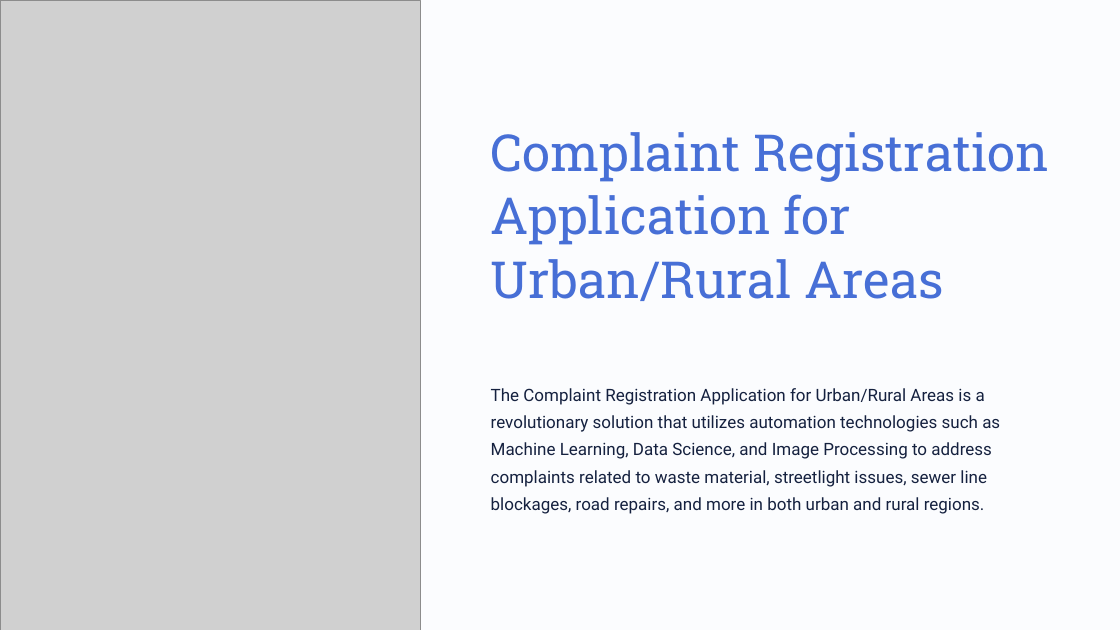
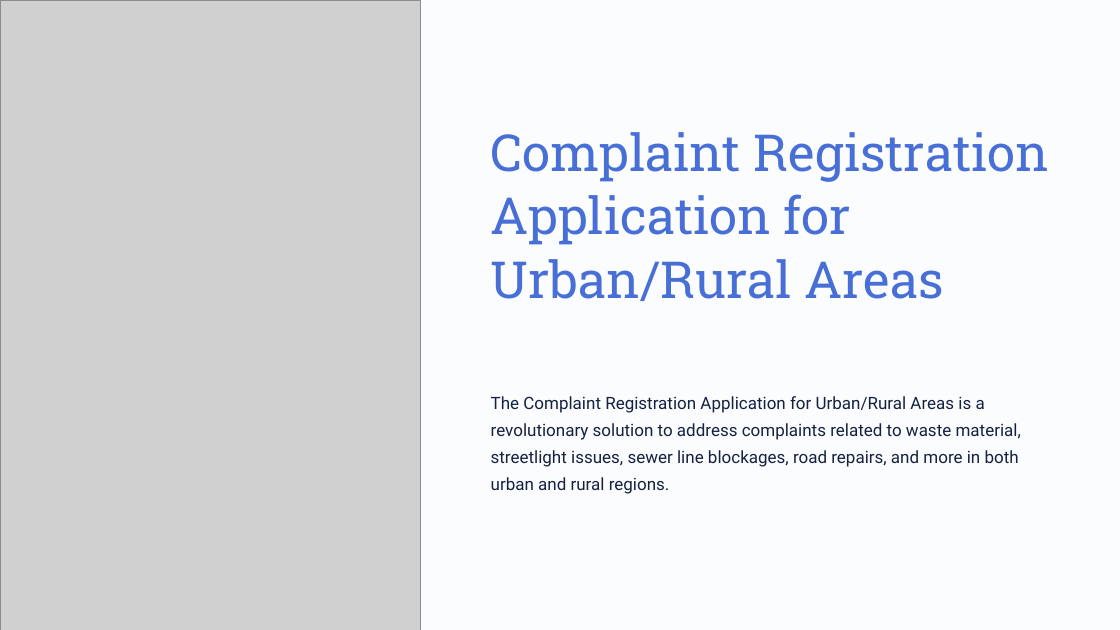
Before and after one commit to Roxhitttt/NMC-Final-Year-Project, a slide deck: slide 1 of NMC final yr project/Complaint-Registration-Application-for-UrbanRural-Areas.pptx. Drawn at 1120x630 pixels with LibreOffice and Linux fonts; fonts in the diff are those of the drawing; grey boxes stand for pictures. Boxes give left, top, right and bottom in pixels: in the first picture for what was removed or moved away, otherwise in the second. Text is boxed around its words. In the diff, an @@ line names an element or a change of style, - is before the commit and + after.

```diff
--- a/NMC final yr project/Complaint-Registration-Application-for-UrbanRural-Areas.pptx
+++ b/NMC final yr project/Complaint-Registration-Application-for-UrbanRural-Areas.pptx
@@ text at [491, 396, 1021, 494]: text changed @@
-The Complaint Registration Application for Urban/Rural Areas is a revolutionary solution that utilizes automation technologies such as Machine Learning, Data Science, and Image Processing to address complaints related to waste material, streetlight issues, sewer line blockages, road repairs, and more in both urban and rural regions.
+The Complaint Registration Application for Urban/Rural Areas is a revolutionary solution to address complaints related to waste material, streetlight issues, sewer line blockages, road repairs, and more in both urban and rural regions.
```
Also in this commit, not shown: 4 other slides changed, 1 slide added, 8 other files.
